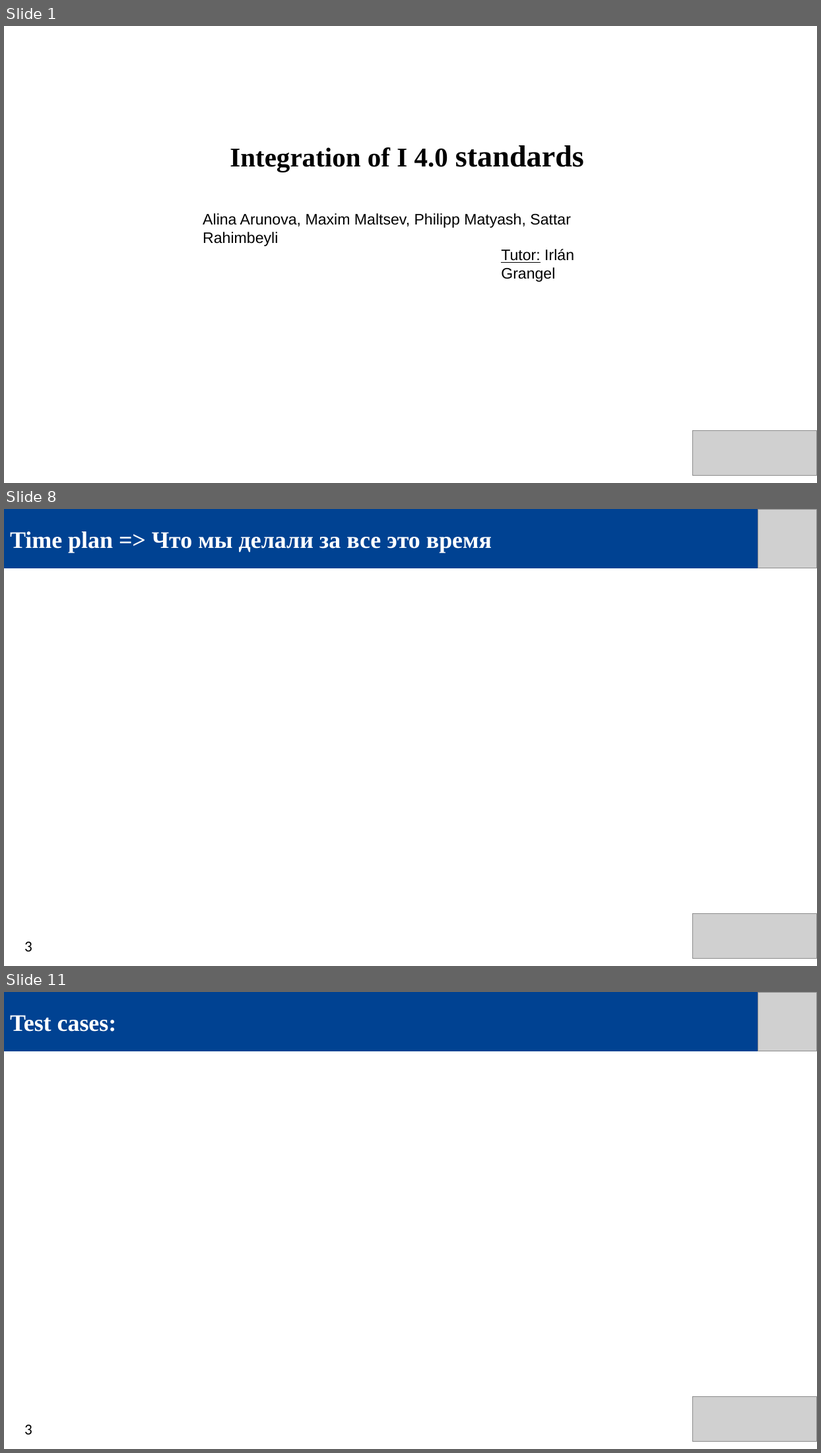
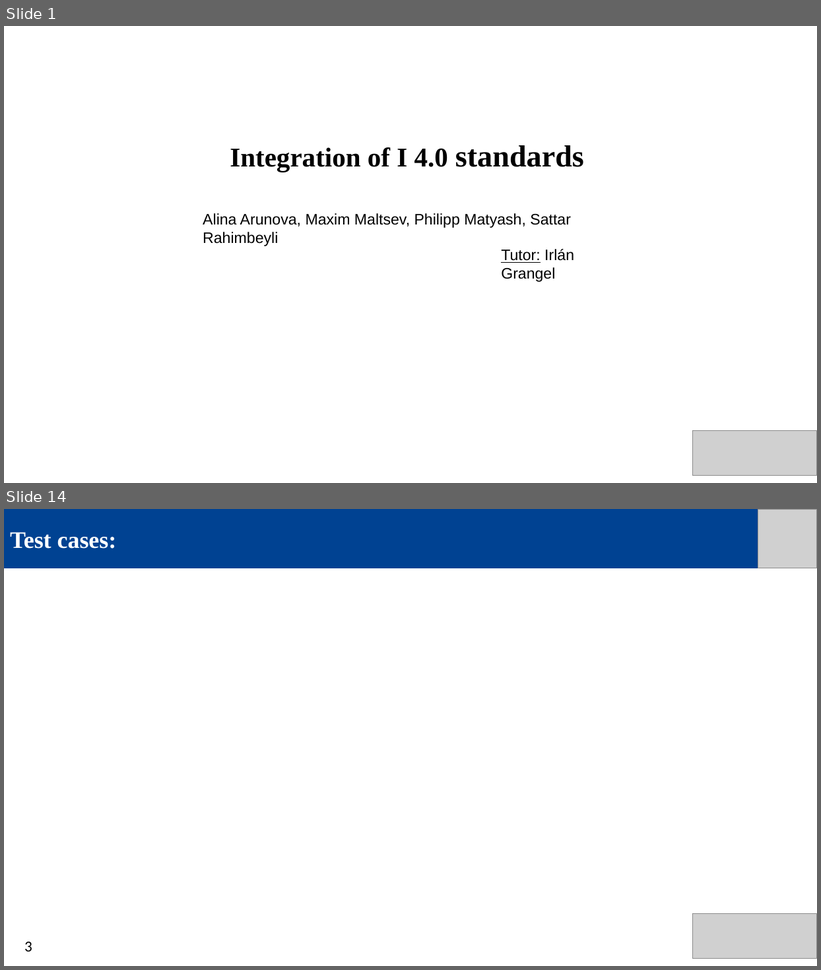
Before and after one commit to IntegrationI40StandardsSemLab/Integration-I4.0, a slide deck: Presentations/Final presentation/Final presentation.pptx. Shown one above the other, each under a label of ours: slides 1, 8 and 11 before the commit, slides 1 and 14 after it; the slides between them are not shown. The pictures are 821x1453 and 821x970 pixels, drawn with LibreOffice and Linux fonts; fonts in the diff are those of the drawing; grey boxes stand for pictures. Boxes give left, top, right and bottom in pixels: in the first picture for what was removed or moved away, otherwise in the second. Text is boxed around its words. In the diff, an @@ line names an element or a change of style, - is before the commit and + after.

```diff
--- a/Presentations/Final presentation/Final presentation.pptx
+++ b/Presentations/Final presentation/Final presentation.pptx
@@ slide 8 removed at (4, 509, 817, 966), background #FFFFFF @@
@@ rectangle removed at (4, 509, 758, 568) @@
-Time plan => Что мы делали за все это время
@@ picture removed at (758, 509, 817, 568) @@
@@ picture removed at (692, 914, 817, 958) @@
@@ text removed at (24, 942, 32, 952) @@
-3
@@ what was slide 11 is now slide 14 @@
```
Also in this commit, not shown: 3 slides changed, 9 slides added, 5 other slides removed, 1 other file.
